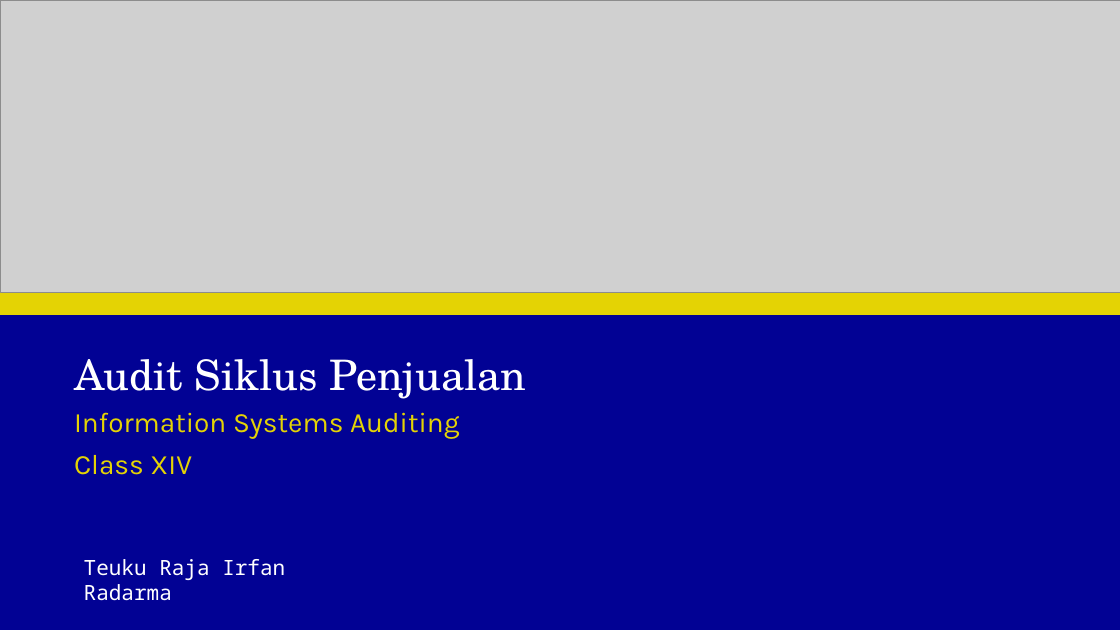
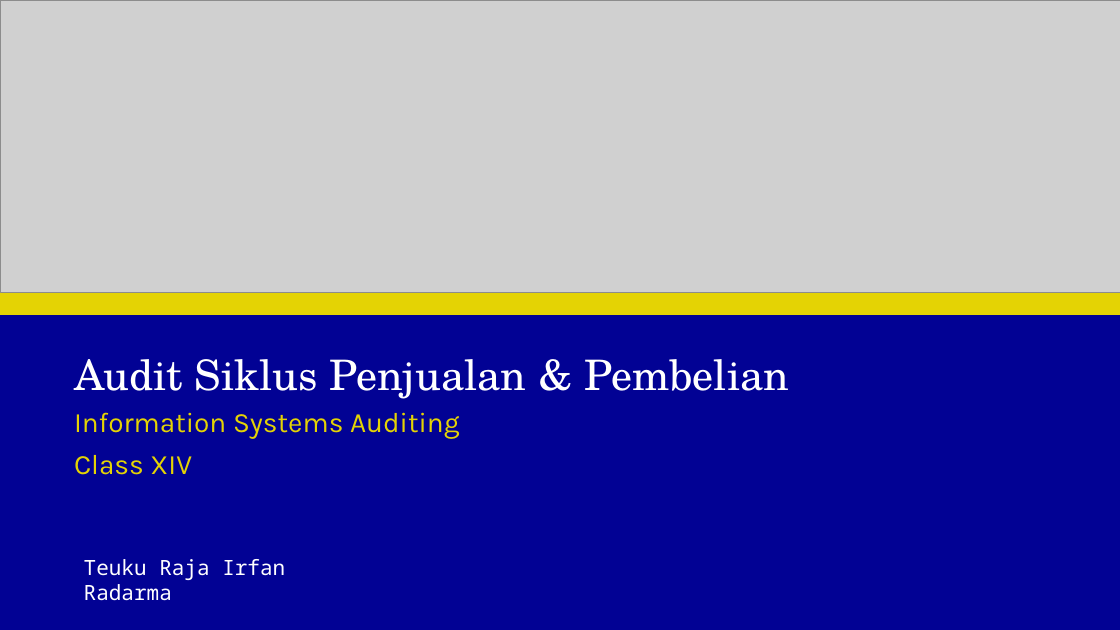
Before and after one commit to irfanradarma/Audit-SI, a slide deck: slide 1 of Slides/14. Asersi Siklus Pengeluaran.pptx. Drawn at 1120x630 pixels with LibreOffice and Linux fonts; fonts in the diff are those of the drawing; grey boxes stand for pictures; background and template pictures are left out. Boxes give left, top, right and bottom in pixels: in the first picture for what was removed or moved away, otherwise in the second. Text is boxed around its words. In the diff, an @@ line names an element or a change of style, - is before the commit and + after.

```diff
--- a/Slides/14. Asersi Siklus Pengeluaran.pptx
+++ b/Slides/14. Asersi Siklus Pengeluaran.pptx
@@ title at (74,359,789,399): text changed @@
-Audit Siklus Penjualan
+Audit Siklus Penjualan & Pembelian
```
Also in this commit, not shown: 3 other files.
